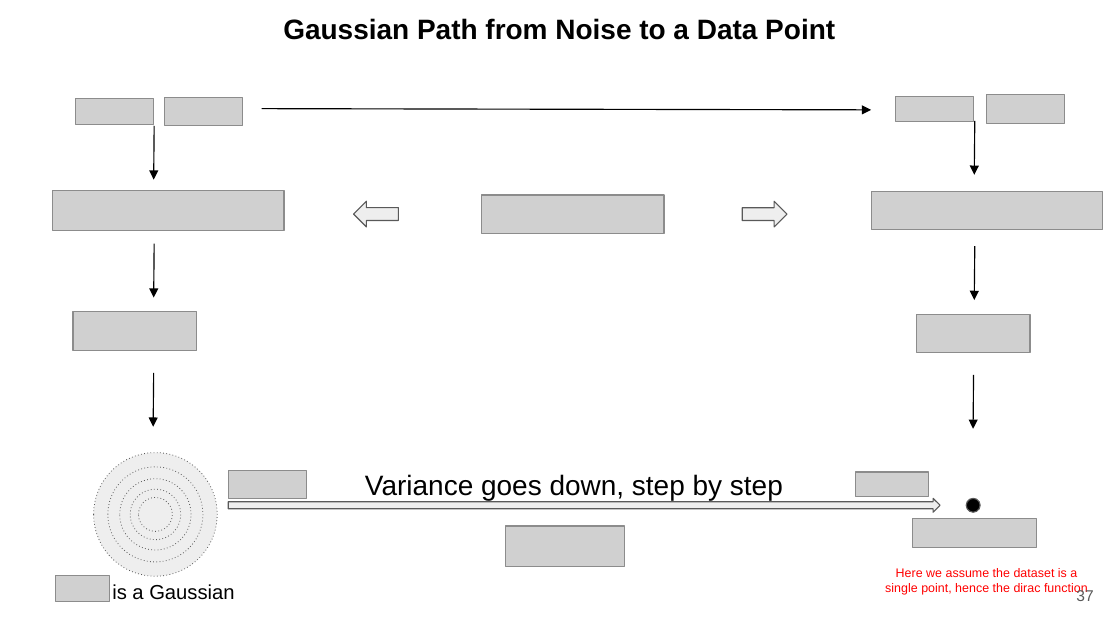
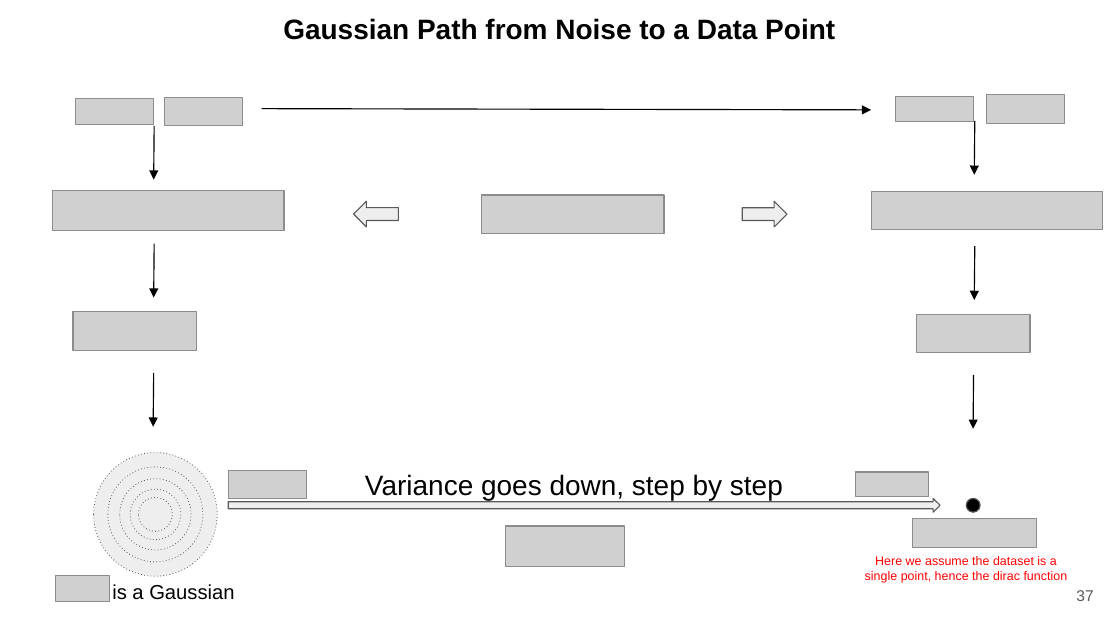
Before and after one commit to ducspe/DCPresentations, a slide deck: slide 37 of UnderstandingDiffusion/UnderstandingDiffusion.pptx. Drawn at 1120x630 pixels with LibreOffice and Linux fonts; fonts in the diff are those of the drawing; grey boxes stand for pictures. Boxes give left, top, right and bottom in pixels: in the first picture for what was removed or moved away, otherwise in the second. Text is boxed around its words. In the diff, an @@ line names an element or a change of style, - is before the commit and + after.

```diff
--- a/UnderstandingDiffusion/UnderstandingDiffusion.pptx
+++ b/UnderstandingDiffusion/UnderstandingDiffusion.pptx
@@ text "Here we assume the dataset ...": place and size @@
-text "Here we assume the dataset ..." at [885, 568, 1088, 595]
+text "Here we assume the dataset ..." at [865, 556, 1068, 583]
```
Also in this commit, not shown: 16 other slides changed, 10 other files.
